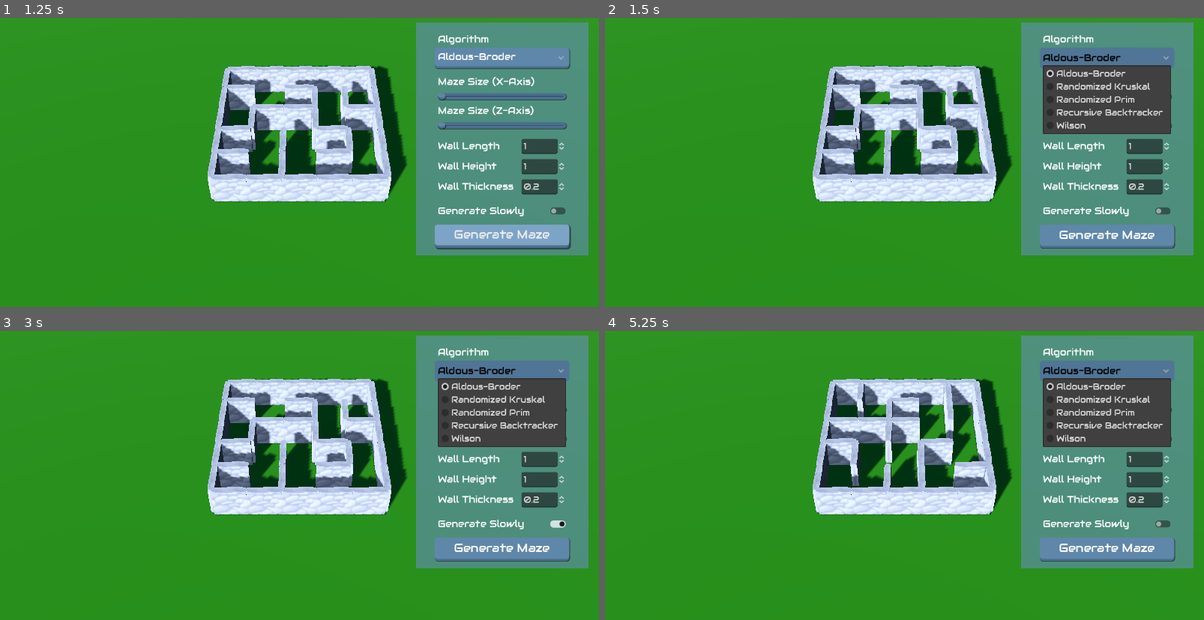
Above: before the commit, frames 1-4 (two rows, left to right).
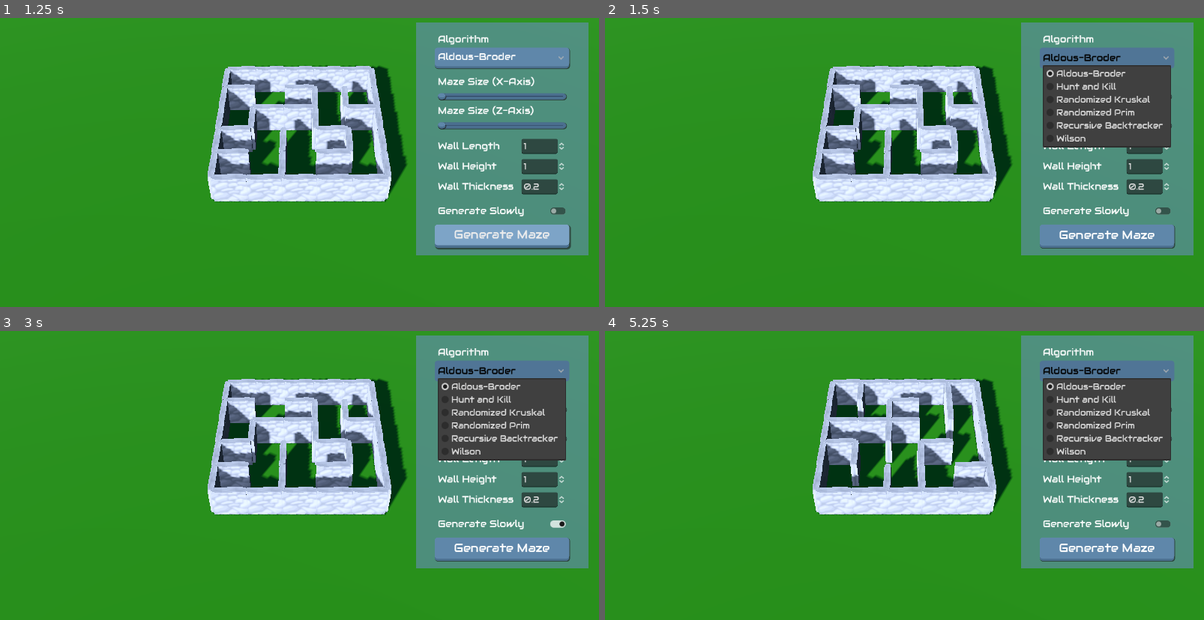
Above: after the commit, the same moments.

Repository: GuiBDBello/godot-maze-generator
Game: Godot game, scene res://scenes/playable/game.tscn
Two runs of this game, one before a commit and one after it. Both use one fixed random seed, a clock stepped at 60 frames per second and the inputs below.
Inputs (mouse positions are in pixels of both pictures, inside the frame that each line leads up to):
- Up to frame 1 (1.25 s): click "Generate Maze" at 0.5 s
- Up to frame 2 (1.5 s): click "Aldous-Broder" at 1.25 s
- Up to frame 3 (3 s): click (557, 524) at 2 s; click "Aldous-Broder" at 2.75 s
- Up to frame 4 (5.25 s): click (1162, 524) at 3.5 s; click "Generate Maze" at 4.25 s; click "Aldous-Broder" at 5 s

Frame 1 is identical in both runs. In frame 2, 1.6% of the frame differs, in the area x 73-95%, y 22-45%; in frame 3, 1.6%; in frame 4, 1.6%.

Commit message:
Add Hunt and Kill maze generation algorithm

Diff:
--- /dev/null
+++ b/scenes/maze/maze_generator/hunt_and_kill/hunt_and_kill.gd
@@ -0,0 +1,65 @@
+extends MazeGenerator
+
+var visited_cells: Array[MazeCell] = []
+
+
+func _ready() -> void:
+	rng.randomize()
+
+
+func generate_maze(maze: Maze, is_generated_slowly: bool) -> void:
+	super.center_maze_on_screen(maze)
+
+	var maze_grid: Array[Array] = super.generate_grid(maze)
+
+	var current_cell: MazeCell = super.get_random_cell(maze_grid)
+	current_cell.is_visited = true
+	visited_cells.append(current_cell)
+
+	while visited_cells.size() < maze.width * maze.height:
+		while true:
+			var unvisited_neighbours: Array[MazeCell] = super.find_unvisited_neighbours(maze_grid, current_cell)
+			if unvisited_neighbours.size() <= 0:
+				break
+
+			var next_cell: MazeCell = unvisited_neighbours[rng.randi_range(0, unvisited_neighbours.size() - 1)]
+			super.remove_walls_between(current_cell, next_cell)
+			current_cell = next_cell
+			current_cell.is_visited = true
+			visited_cells.append(current_cell)
+
+			if is_generated_slowly:
+				await get_tree().create_timer(0.05).timeout
+
+		current_cell = self.hunt_for_next_cell(maze_grid)
+		if current_cell != null:
+			current_cell.is_visited = true
+			visited_cells.append(current_cell)
+
+
+func hunt_for_next_cell(maze_grid: Array[Array]) -> MazeCell:
+	for y: int in range(maze_grid.size()):
+		for x: int in range(maze_grid[y].size()):
+			var cell: MazeCell = maze_grid[x][y]
+			if not cell.is_visited:
+				var neighbours: Array[MazeCell] = super.find_neighbours(cell, maze_grid)
+				for neighbour: MazeCell in neighbours:
+					if neighbour.is_visited:
+						super.remove_walls_between(cell, neighbour)
+						return cell
+	return null
+
+
+func remove_walls_between(cell1: MazeCell, cell2: MazeCell) -> void:
+	if cell1.grid_position_x < cell2.grid_position_x:
+		cell1.wall_east.queue_free()
+		cell2.wall_west.queue_free()
+	elif cell1.grid_position_x > cell2.grid_position_x:
+		cell1.wall_west.queue_free()
+		cell2.wall_east.queue_free()
+	elif cell1.grid_position_y < cell2.grid_position_y:
+		cell1.wall_south.queue_free()
+		cell2.wall_north.queue_free()
+	elif cell1.grid_position_y > cell2.grid_position_y:
+		cell1.wall_north.queue_free()
+		cell2.wall_south.queue_free()
--- /dev/null
+++ b/scenes/maze/maze_generator/hunt_and_kill/hunt_and_kill.tscn
@@ -0,0 +1,6 @@
+[gd_scene load_steps=2 format=3 uid="uid://dijfp5dwsy1st"]
+
+[ext_resource type="Script" path="res://scenes/maze/maze_generator/hunt_and_kill/hunt_and_kill.gd" id="1_r5mgt"]
+
+[node name="Hunt and Kill" type="Node3D"]
+script = ExtResource("1_r5mgt")
--- a/scenes/maze/maze_generator/randomized_kruskal/randomized_kruskal.gd
+++ b/scenes/maze/maze_generator/randomized_kruskal/randomized_kruskal.gd
@@ -25,7 +25,7 @@
 
 	cell_list.shuffle()
 
-	for cell in cell_list:
+	for cell: Array[MazeCell] in cell_list:
 		var current_cell: MazeCell = cell[0]
 		var neighbour: MazeCell = cell[1]
 
--- a/scenes/maze/maze_generator/randomized_prim/randomized_prim.gd
+++ b/scenes/maze/maze_generator/randomized_prim/randomized_prim.gd
@@ -12,20 +12,15 @@
 
 	var maze_grid: Array[Array] = super.generate_grid(maze)
 
-	# Step 2: Pick a random starting cell and mark it as visited
 	var start_cell: MazeCell = super.get_random_cell(maze_grid)
 	start_cell.is_visited = true
 
-	# Step 3: Add neighbors of the start cell to the frontier
 	frontier = super.find_unvisited_neighbours(maze_grid, start_cell)
 
-	# Step 4: Iterate while there are frontier cells
 	while frontier.size() > 0:
-		# Step 4a: Choose a random frontier cell
 		var current_cell: MazeCell = frontier[rng.randi_range(0, frontier.size() - 1)]
 		frontier.erase(current_cell)
 
-		# Step 4b: Find neighbors that are already part of the maze (visited)
 		var visited_neighbours: Array[MazeCell] = []
 		if current_cell.grid_position_x > 0 and maze_grid[current_cell.grid_position_x - 1][current_cell.grid_position_y].is_visited:
 			visited_neighbours.append(maze_grid[current_cell.grid_position_x - 1][current_cell.grid_position_y])
@@ -36,18 +31,15 @@
 		if current_cell.grid_position_y < maze_grid[current_cell.grid_position_x].size() - 1 and maze_grid[current_cell.grid_position_x][current_cell.grid_position_y + 1].is_visited:
 			visited_neighbours.append(maze_grid[current_cell.grid_position_x][current_cell.grid_position_y + 1])
 
-		# Step 4c: Randomly connect the current cell with one of its visited neighbors
 		if visited_neighbours.size() > 0:
 			var neighbour: MazeCell = visited_neighbours[rng.randi_range(0, visited_neighbours.size() - 1)]
-			remove_walls_between(current_cell, neighbour)
+			super.remove_walls_between(current_cell, neighbour)
 			current_cell.is_visited = true
 
-			# Add its unvisited neighbors to the frontier
-			var unvisited_neighbours = find_unvisited_neighbours(maze_grid, current_cell)
+			var unvisited_neighbours: Array[MazeCell] = super.find_unvisited_neighbours(maze_grid, current_cell)
 			for unvisited_neighbour in unvisited_neighbours:
 				if not frontier.has(unvisited_neighbour):
 					frontier.append(unvisited_neighbour)
 
-		# Optional: Add a small delay if you want to visualize the maze generation step by step
 		if is_generated_slowly:
 			await get_tree().create_timer(0.05).timeout
--- a/scenes/playable/game.tscn
+++ b/scenes/playable/game.tscn
@@ -6,6 +6,7 @@
 [ext_resource type="Shader" path="res://shaders/sky.gdshader" id="2_twyl1"]
 [ext_resource type="PackedScene" uid="uid://cc3km6e3rn7ns" path="res://scenes/maze/maze_generator/aldous_broder/aldous_broder.tscn" id="3_6krv0"]
 [ext_resource type="PackedScene" uid="uid://bu4p41yghtvlt" path="res://scenes/maze/maze_generator/wilson/wilson.tscn" id="3_shqtx"]
+[ext_resource type="PackedScene" uid="uid://dijfp5dwsy1st" path="res://scenes/maze/maze_generator/hunt_and_kill/hunt_and_kill.tscn" id="3_ttew8"]
 [ext_resource type="PackedScene" uid="uid://rc8rnxx07fri" path="res://assets/tree/tree.glb" id="4_by38g"]
 [ext_resource type="Script" path="res://scenes/ui/menu.gd" id="5_cs4tl"]
 [ext_resource type="Material" uid="uid://mj1x6sllquif" path="res://resources/ground.tres" id="5_e5l3x"]
@@ -39,7 +40,7 @@
 
 [node name="Game" type="Node"]
 script = ExtResource("1_fpj1e")
-maze_generation_algorithms = Array[PackedScene]([ExtResource("3_6krv0"), ExtResource("2_qtd5j"), ExtResource("6_wse3y"), ExtResource("2_t4y1x"), ExtResource("3_shqtx")])
+maze_generation_algorithms = Array[PackedScene]([ExtResource("3_6krv0"), ExtResource("3_ttew8"), ExtResource("2_qtd5j"), ExtResource("6_wse3y"), ExtResource("2_t4y1x"), ExtResource("3_shqtx")])
 
 [node name="Scenario" type="Node" parent="."]
 
Not shown: 1 places in scenes/playable/game.tscn that only renumber resources
